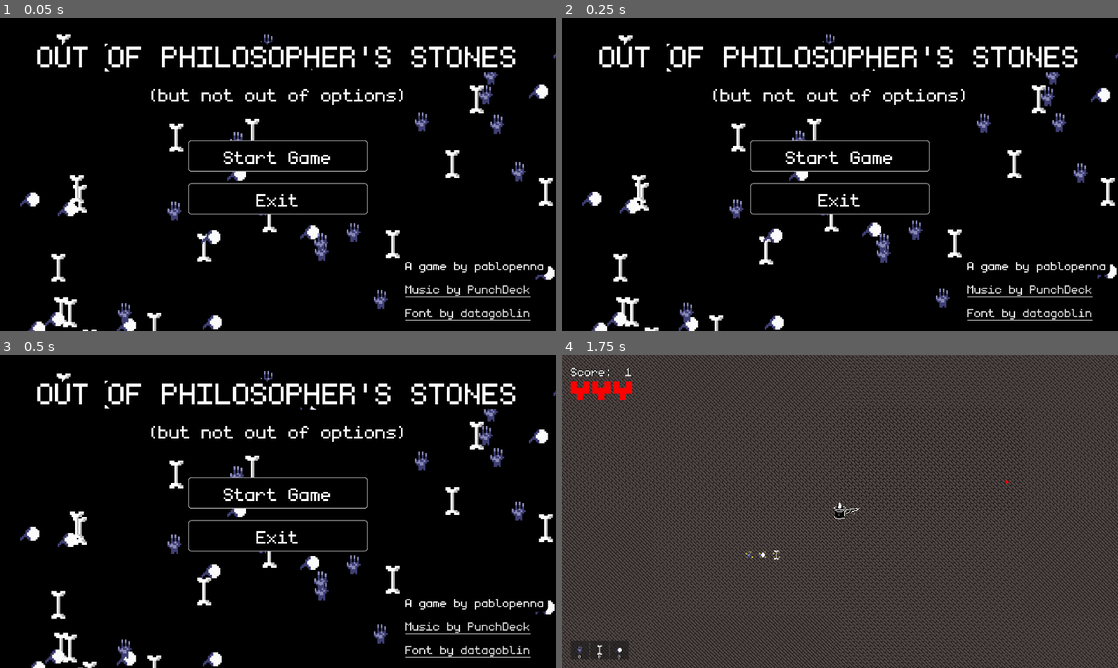
Above: before the commit, frames 1-4 (two rows, left to right).
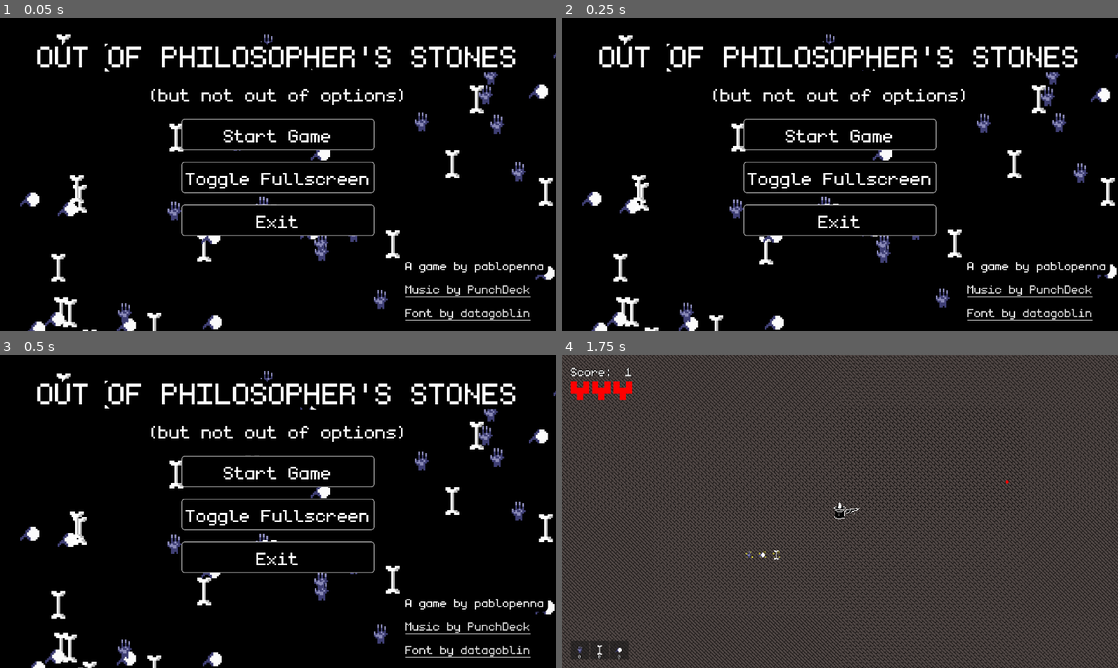
Above: after the commit, the same moments.

Repository: pablopenna/out-of-philosophers-stones
Game: Godot game, scene res://scenes/levels/main_menu/main_menu.tscn
The game is run twice, just before and just after one commit, with the same random seed, the same clock (stepped at 60 frames per second) and the same inputs.
Inputs (mouse positions are in pixels of both pictures, inside the frame that each line leads up to):
- Up to frame 1 (0.05 s): no input
- Up to frame 2 (0.25 s): no input
- Up to frame 3 (0.5 s): no input
- Up to frame 4 (1.75 s): click "Start Game" at 0.5 s; move the mouse to (962, 495) at 1.27 s; hold D (move_right) from 1.28 s (still down); click (962, 495) at 1.35 s

The runs differ from the first frame. In frame 1, 2.9% of the frame differs, in the area x 32-68%, y 32-70%; in frame 2, 3.0%; in frame 3, 3.0%; in frame 4, nothing differs.

Commit message:
Add fullscreen button to main menu

Diff:
--- a/scenes/levels/main_menu/main_menu.tscn
+++ b/scenes/levels/main_menu/main_menu.tscn
@@ -6,6 +6,7 @@
 [ext_resource type="Script" path="res://scenes/levels/main_menu/start_game_button.gd" id="2_ulth1"]
 [ext_resource type="PackedScene" uid="uid://cgr1cp3u4fqks" path="res://scenes/levels/main.tscn" id="3_mslpb"]
 [ext_resource type="PackedScene" uid="uid://bv0gud85vx8it" path="res://scenes/levels/main_menu/floating_decoration.tscn" id="5_aptmo"]
+[ext_resource type="Script" path="res://scenes/levels/main_menu/toggle_fullscreen.gd" id="6_20iwa"]
 
 [sub_resource type="InputEventKey" id="InputEventKey_y1dat"]
 device = -1
@@ -96,6 +97,11 @@
 script = ExtResource("2_ulth1")
 scene_to_load = ExtResource("3_mslpb")
 
+[node name="FullScreen" type="Button" parent="CanvasLayer/Control/MarginContainer/ButtonsContainer"]
+layout_mode = 2
+text = "Toggle Fullscreen"
+script = ExtResource("6_20iwa")
+
 [node name="Exit" type="Button" parent="CanvasLayer/Control/MarginContainer/ButtonsContainer"]
 layout_mode = 2
 shortcut = SubResource("Shortcut_iu3rr")
--- /dev/null
+++ b/scenes/levels/main_menu/toggle_fullscreen.gd
@@ -0,0 +1,15 @@
+extends Button
+
+var is_fullscreen: bool
+
+func _ready():
+	is_fullscreen = false
+	pressed.connect(_fullscreen)
+
+func _fullscreen():
+	if not is_fullscreen:
+		DisplayServer.window_set_mode(DisplayServer.WINDOW_MODE_FULLSCREEN)
+		is_fullscreen = true
+	else:
+		DisplayServer.window_set_mode(DisplayServer.WINDOW_MODE_WINDOWED)
+		is_fullscreen = false
Not shown: 1 places in scenes/levels/main_menu/main_menu.tscn that only renumber resources
